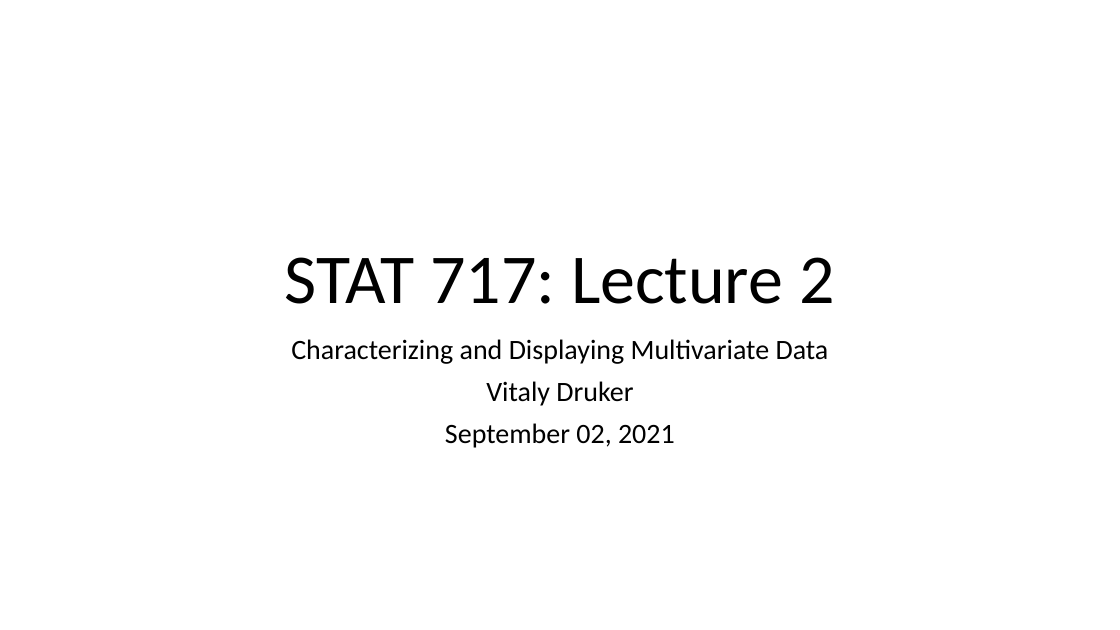
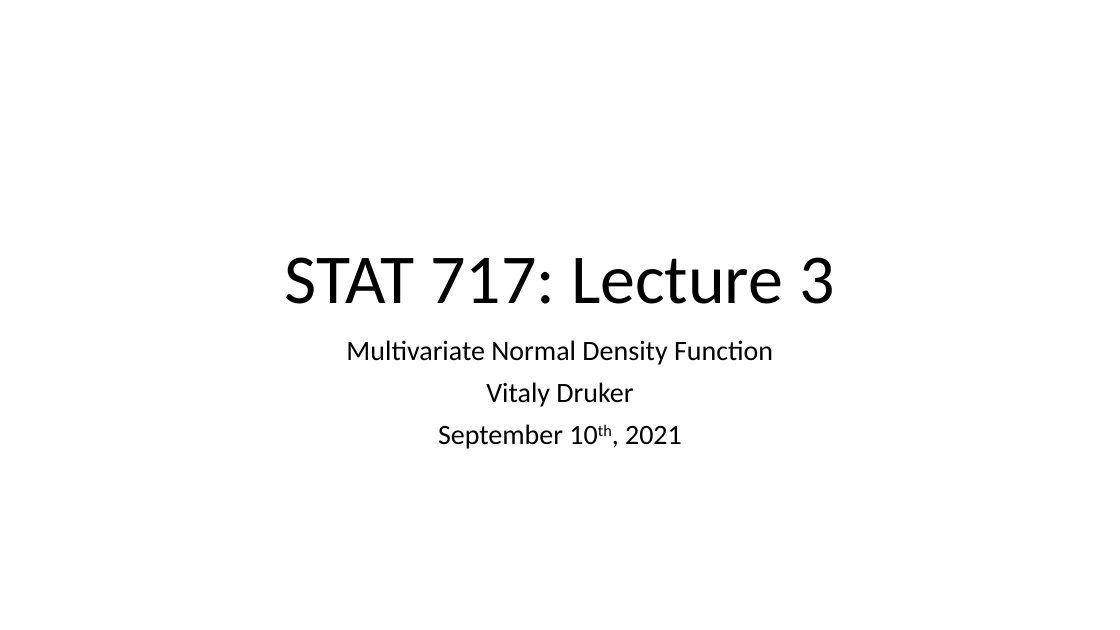
Before and after one commit to hunter-stats/stat717-class-materials, a slide deck: slide 1 of Class 03 Multivariate Normal Distribution.pptx. Drawn at 1120x630 pixels with LibreOffice and Linux fonts; fonts in the diff are those of the drawing. Boxes give left, top, right and bottom in pixels: in the first picture for what was removed or moved away, otherwise in the second. Text is boxed around its words. In the diff, an @@ line names an element or a change of style, - is before the commit and + after.

```diff
--- a/Class 03 Multivariate Normal Distribution.pptx
+++ b/Class 03 Multivariate Normal Distribution.pptx
@@ title at (285,257,834,304): text changed @@
-STAT 717: Lecture 2
+STAT 717: Lecture 3
@@ subtitle at (346,340,773,365): text changed @@
-Characterizing and Displaying Multivariate Data
+Multivariate Normal Density Function
@@ subtitle at (438,424,682,449): text changed @@
-September 02, 2021
+September 10th, 2021
```
Also in this commit, not shown: 3 other slides changed, 23 slides added, 25 slides removed, 3 other files.
